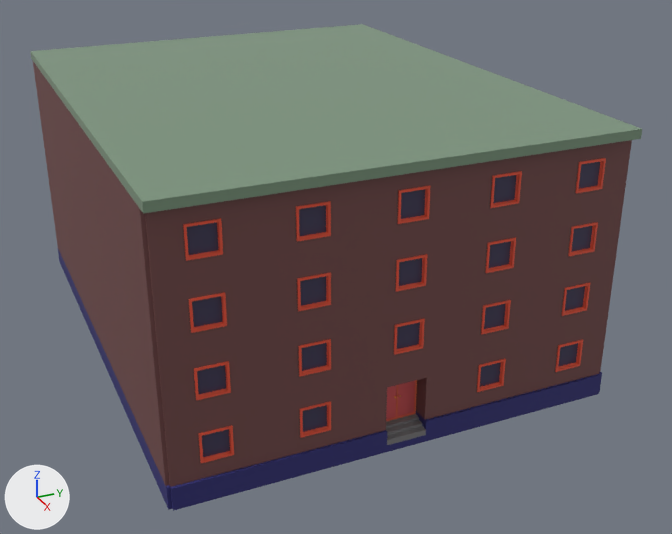
What one commit did to the FBX model OSB3D/Assets/Prefabs/Import/Buildings/BR20_F04_02.fbx.
Camera for both pictures: a 50 mm camera at (80.49, -28.28, 22.75) aimed at (42.03, -10.97, 3.52). The lights are fixed; the arrows at lower left show +X, +Y and +Z. Where no turn or scale is listed for an object, it has been applied to the vertices. Vertices at the same position are counted once.

Before the edit, the objects in view are built like this:
```python
me_cube_062 = bpy.data.meshes.new('Cube.062')
me_cube_062.from_pydata(...)  # 1068 vertices, 857 faces; spans x -12.8..12.8, y -10.0..10.0, z -6.5..5.9
me_cube_062.materials.append(mat_slab_004)  # dark blue #2d2b72
me_cube_062.materials.append(mat_roof_004)  # green #7b957c
me_cube_062.materials.append(mat_facade_004)  # brown #724848
me_cube_062.materials.append(mat_frame_004)  # red #e75439
me_cube_062.materials.append(mat_doorpanel_004)  # red #e76569
me_cube_062.materials.append(mat_door_004)  # orange #e76a46
me_cube_062.materials.append(mat_doorknob_004)  # yellow #e7b43d
me_cube_062.materials.append(mat_windowglass_004)  # dark blue #3e3b58
me_cube_062.materials.append(mat_stair_004)  # grey #7b7a7b
ob_br20_f04_02 = bpy.data.objects.new('BR20_F04_02', me_cube_062)
ob_br20_f04_02.location = (40.0, -12.5, 6.5)
```
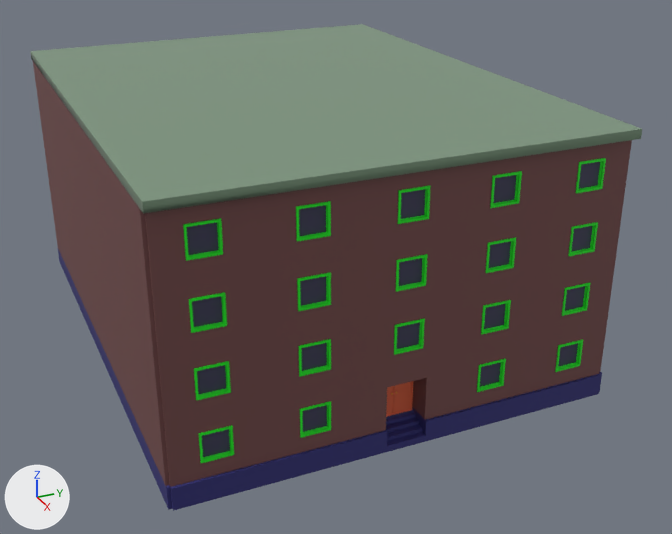
Boxes (x1, y1, x2, y2) around the edits, measured in the pictures (672 x 534 px):
part 1 of me_cube_062, cut back
    both: (166, 372, 602, 511)
part 2 of me_cube_062, recoloured (red to green)
    both: (183, 158, 606, 463)

What the commit changed:
Material 'WindowFrame.004' (mat_windowframe_004) is new.
Its base color is (0.00737, 0.8, 0.0111) (green #15e71b).
me_cube_062 is used by ob_br20_f04_02; location (40.0, -12.5, 6.5).
me_cube_062 had 1068 vertices, 857 faces and spanned x -12.8..12.8, y -10.0..10.0, z -6.5..5.9.
me_cube_062 now has 1041 vertices, 820 faces and spans x -12.8..12.8, y -10.0..10.0, z -6.5..5.9.
Part 1, on me_cube_062:
63 vertices are removed from x 11.4..12.5, y -0.9..0.9, z -6.2..-3.5.
71 faces are deleted.
10 vertices in x 11.4..11.5, y -0.9..0.9, z -6.2..-3.5 move by (-0.3, 0.0, 0.0).
20 vertices are added at x 11.3..12.2, y -0.9..0.9, z -6.2..-3.5.
10 new vertices lie (0.0, 0.0, 2.1) away from vertices in x 11.3, y -0.8..0.8, z -5.6.
6 new vertices lie (0.0, 1.8, 0.0) away from vertices in x 11.3, y -0.9, z -6.2..-3.5.
12 new faces join them, mat_slab_004 (dark blue #2d2b72).
19 new faces join them, mat_door_004 (orange #e76a46).
3 new faces join them, mat_windowglass_004 (dark blue #3e3b58).
me_cube_062 part 2: 624 faces spanning x -12.4..12.4, y -8.7..8.7, z -4.8..4.8 switch from mat_frame_004 (red #e75439) to mat_windowframe_004 (green #15e71b).
me_cube_062 no longer uses material mat_doorpanel_004 (red #e76569).
me_cube_062 no longer uses material mat_stair_004 (grey #7b7a7b).
